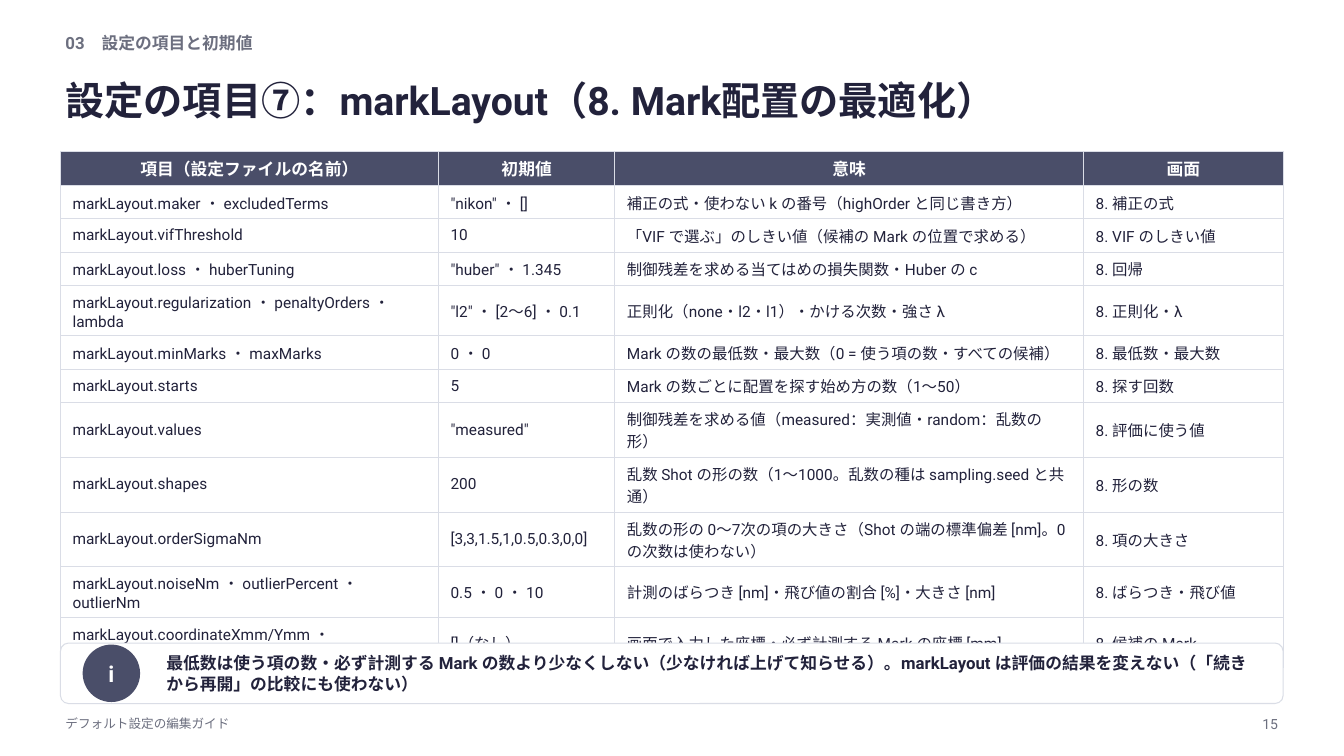
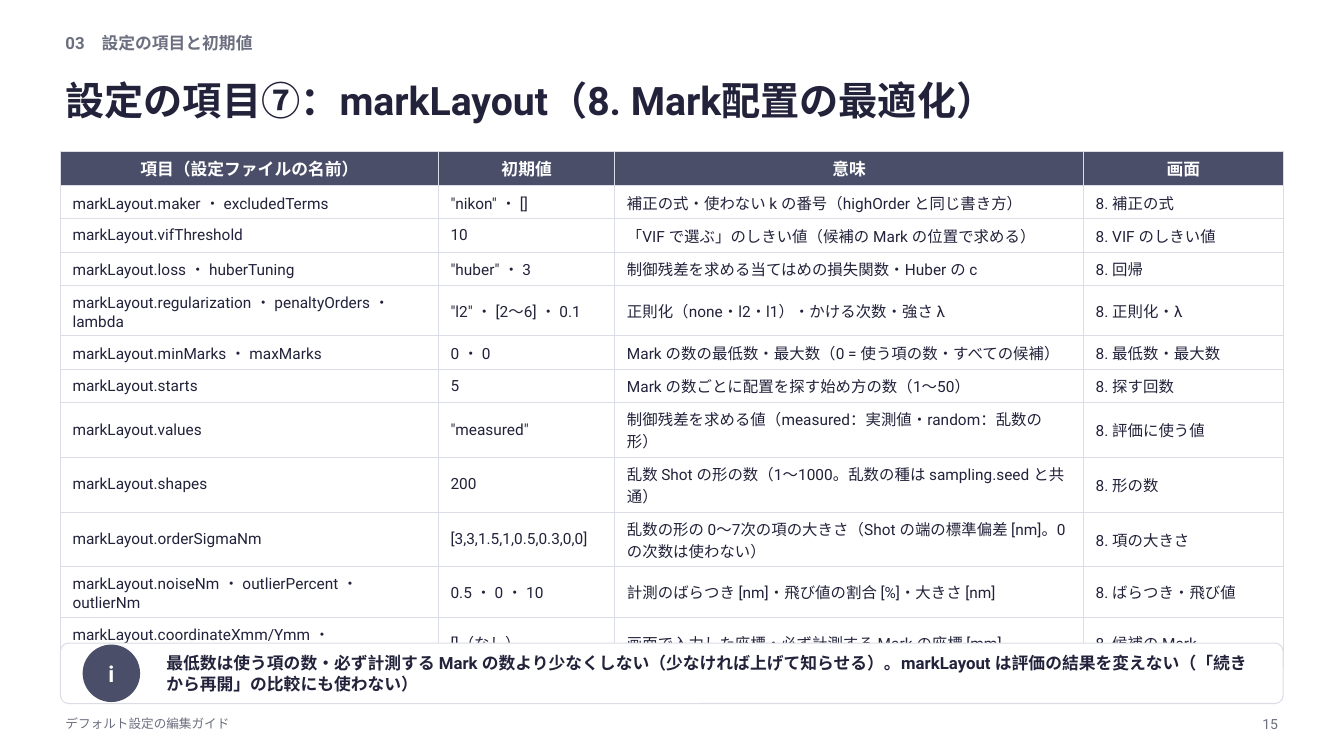
Before and after one commit to rsakamoto-0824/alignment-estimation-benchmark, a slide deck: slide 15 of matlab_app/docs/defaults_guide/デフォルト設定の編集ガイド.pptx. Drawn at 1344x756 pixels with LibreOffice and Linux fonts; fonts in the diff are those of the drawing. Boxes give left, top, right and bottom in pixels: in the first picture for what was removed or moved away, otherwise in the second. Text is boxed around its words. In the diff, an @@ line names an element or a change of style, - is before the commit and + after.

```diff
--- a/matlab_app/docs/defaults_guide/デフォルト設定の編集ガイド.pptx
+++ b/matlab_app/docs/defaults_guide/デフォルト設定の編集ガイド.pptx
@@ table at [60, 151, 1284, 667] @@
@@ row 4, column 2: ""huber" ・ 1.345" to ""huber" ・ 3" @@
```
Also in this commit, not shown: 6 other slides changed, 55 other files.
